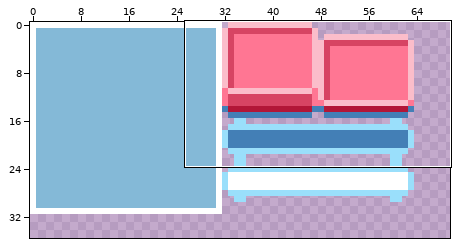
Pixel-art file -- assets/sprites/basesheet.ase. The picture above shows the old version from afar; the outline marks the close-up.
Close-up. The starting point:
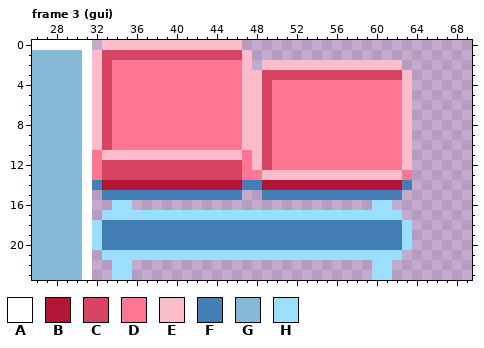
256x256 pixels, 5 frames. Colours within 5 levels of each other are drawn and written as one. Shown: frame 3 (gui): x 26..69, y 0..23. The wide view leaves out empty margins. The commit also changed other frames or places, which this record leaves out.
Palette (. is transparent): A #ffffff  B #b21637  C #d74463  D #ff7693  E #fbbdca  F #437fb6  G #84b9d7  H #9adffb
Pixels before, frame 3 (gui), first column x 26:
 0 AAAAAA.EEEEEEEEEEEEEE.................
 1 GGGGGAECCCCCCCCCCCCCCE................
 2 GGGGGAECDDDDDDDDDDDDDE.EEEEEEEEEEEEEE.
 3 GGGGGAECDDDDDDDDDDDDDEECCCCCCCCCCCCCCE
 4 GGGGGAECDDDDDDDDDDDDDEECDDDDDDDDDDDDDE
 5 GGGGGAECDDDDDDDDDDDDDEECDDDDDDDDDDDDDE
 6 GGGGGAECDDDDDDDDDDDDDEECDDDDDDDDDDDDDE
 7 GGGGGAECDDDDDDDDDDDDDEECDDDDDDDDDDDDDE
 8 GGGGGAECDDDDDDDDDDDDDEECDDDDDDDDDDDDDE
 9 GGGGGAECDDDDDDDDDDDDDEECDDDDDDDDDDDDDE
10 GGGGGAECDDDDDDDDDDDDDEECDDDDDDDDDDDDDE
11 GGGGGADEEEEEEEEEEEEEEDECDDDDDDDDDDDDDE
12 GGGGGADCCCCCCCCCCCCCCDECDDDDDDDDDDDDDE
13 GGGGGADCCCCCCCCCCCCCCDDEEEEEEEEEEEEEED
14 GGGGGAFBBBBBBBBBBBBBBFFBBBBBBBBBBBBBBF
15 GGGGGA.FFFFFFFFFFFFFF..FFFFFFFFFFFFFF.
16 GGGGGA..HH........................HH..
17 GGGGGA.HHHHHHHHHHHHHHHHHHHHHHHHHHHHHH.
18 GGGGGAHFFFFFFFFFFFFFFFFFFFFFFFFFFFFFFH
19 GGGGGAHFFFFFFFFFFFFFFFFFFFFFFFFFFFFFFH
20 GGGGGAHFFFFFFFFFFFFFFFFFFFFFFFFFFFFFFH
21 GGGGGA.HHHHHHHHHHHHHHHHHHHHHHHHHHHHHH.
22 GGGGGA..HH........................HH..
23 GGGGGA..HH........................HH..
The result:
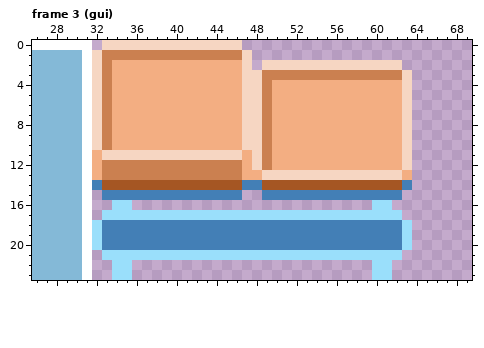
What changed:
colour B: #b21637 -> #a55623
colour C: #d74463 -> #cb8050
colour D: #ff7693 -> #f3ae82
colour E: #fbbdca -> #f6d6c2
Boxes around the changes in both close-ups, in picture pixels (x1, y1, x2, y2):
changed: (92, 40, 412, 190)
